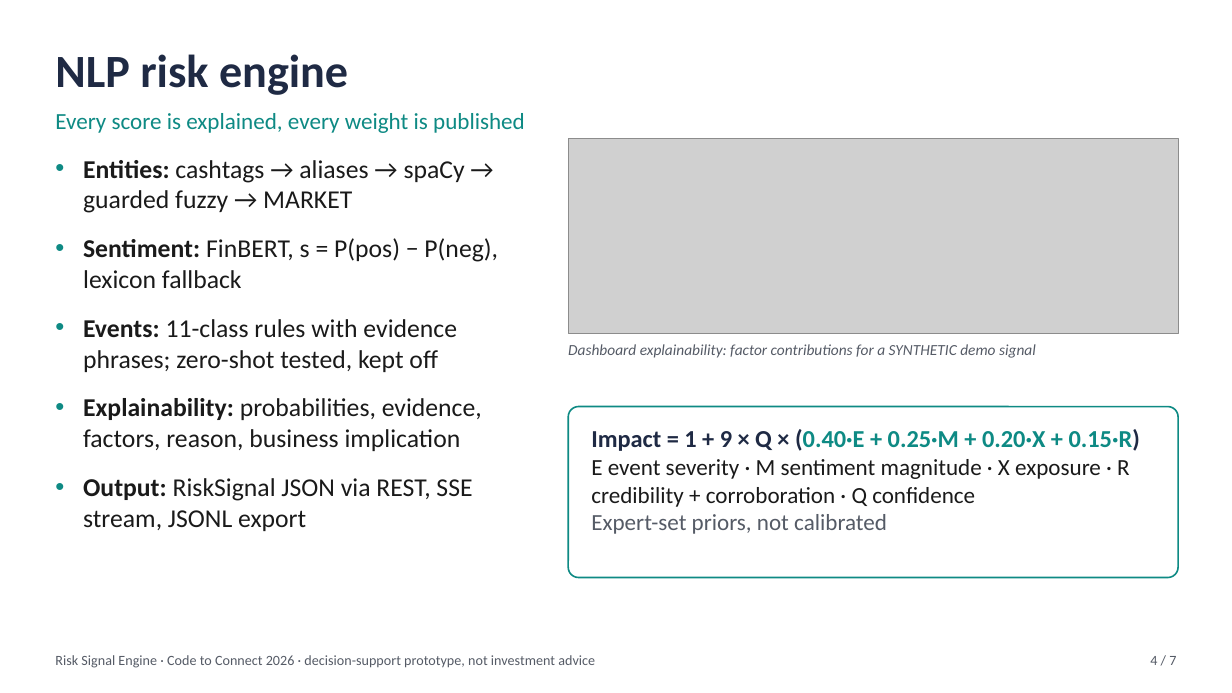
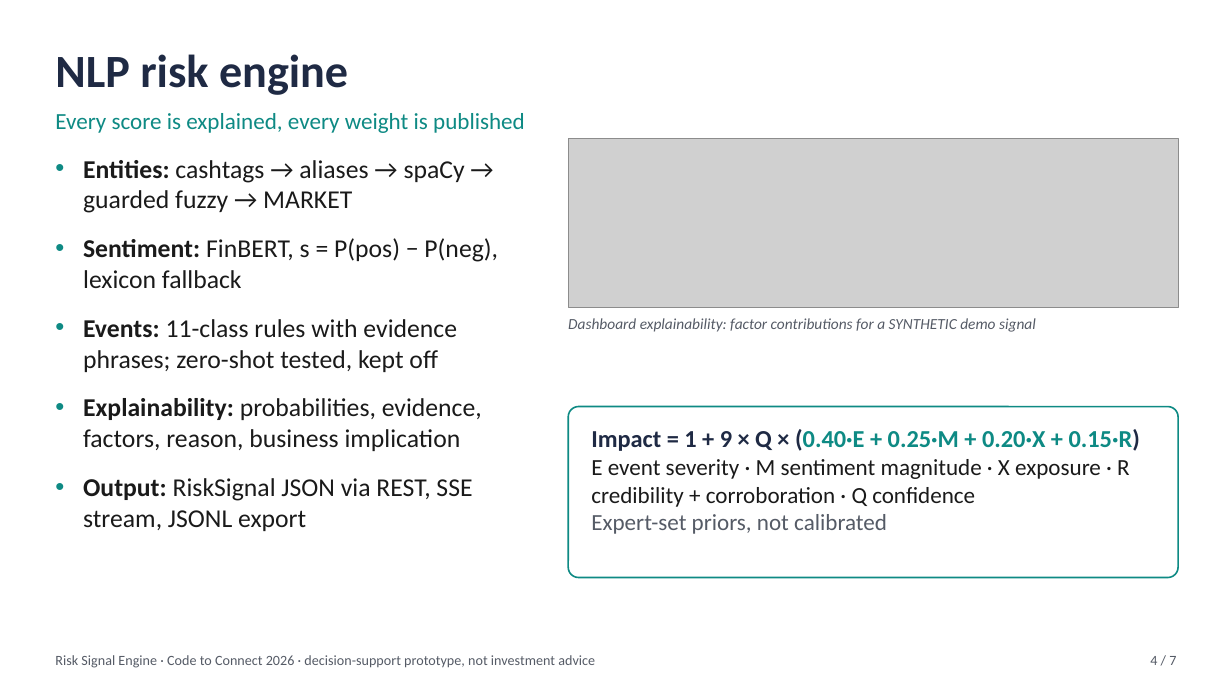
Before and after one commit to console-log-life/ABVIIITM-Gwalior-Apeksha-Jain-hackathon, a slide deck: slide 4 of docs/presentation/Risk_Signal_Engine.pptx. Drawn at 1232x693 pixels with LibreOffice and Linux fonts; fonts in the diff are those of the drawing; grey boxes stand for pictures. Boxes give left, top, right and bottom in pixels: in the first picture for what was removed or moved away, otherwise in the second. Text is boxed around its words. In the diff, an @@ line names an element or a change of style, - is before the commit and + after.

```diff
--- a/docs/presentation/Risk_Signal_Engine.pptx
+++ b/docs/presentation/Risk_Signal_Engine.pptx
@@ picture resized from (x1=568, y1=139, x2=1178, y2=334) to (x1=568, y1=139, x2=1178, y2=308) @@
@@ text "Dashboard explainability: factor contributions for ..." moved from (x1=568, y1=344, x2=1036, y2=358) to (x1=568, y1=318, x2=1036, y2=332) @@
```
Also in this commit, not shown: 3 other slides changed, 38 other files.
